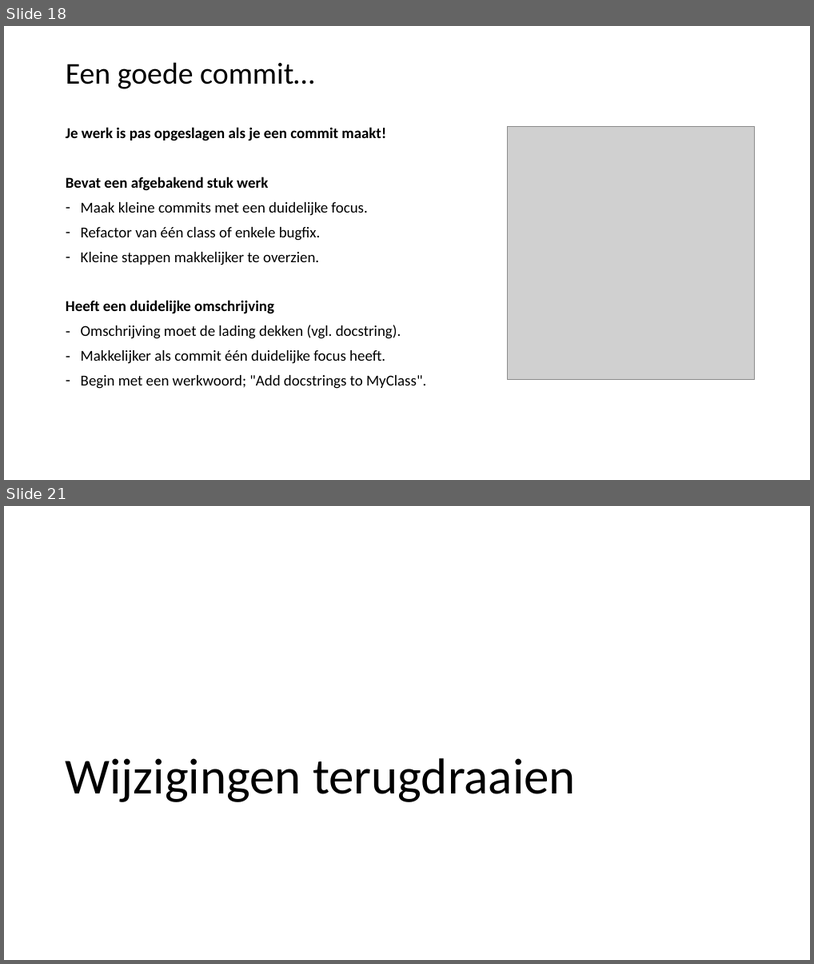
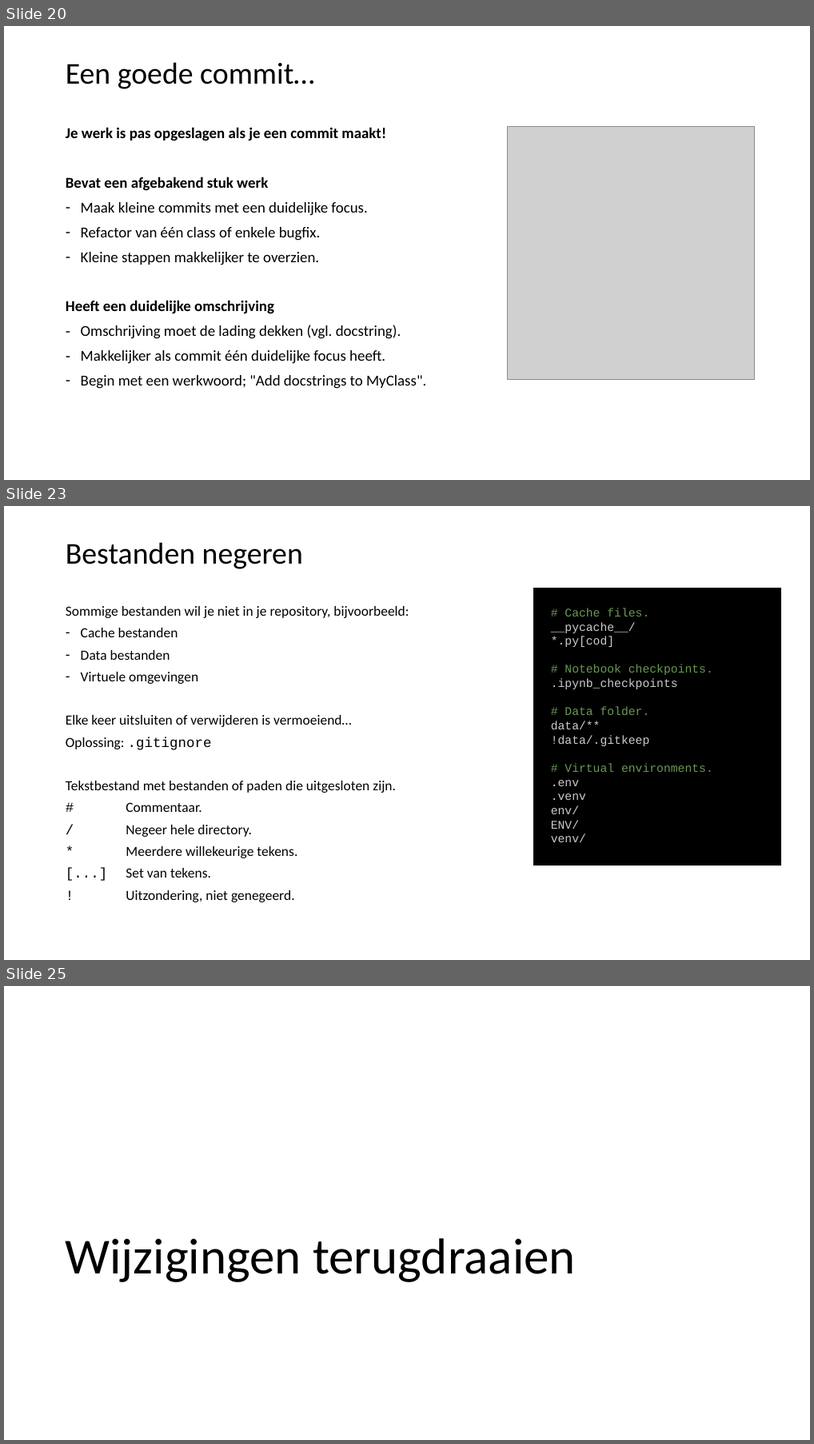
Before and after one commit to LFKoning/knowledge-sharing, a slide deck: git_course/1_basics/git_basic.pptx. Shown one above the other, each under a label of ours: slides 18 and 21 before the commit, slides 20, 23 and 25 after it; the slides between them are not shown. The pictures are 814x964 and 814x1444 pixels, drawn with LibreOffice and Linux fonts; fonts in the diff are those of the drawing; grey boxes stand for pictures. Boxes give left, top, right and bottom in pixels: in the first picture for what was removed or moved away, otherwise in the second. Text is boxed around its words. In the diff, an @@ line names an element or a change of style, - is before the commit and + after.

```diff
--- a/git_course/1_basics/git_basic.pptx
+++ b/git_course/1_basics/git_basic.pptx
@@ slide 23 added at (4,506,810,960), background #FFFFFF @@
@@ title added at (66,542,303,569), 36 pt, text #000000 @@
+Bestanden negeren
@@ rectangle added at (534,588,782,864), fill #000000, outline #000000 1 pt, 14 pt, text #CCCCCC @@
+# Cache files.
+__pycache__/
+*.py[cod]
+# Notebook checkpoints.
+.ipynb_checkpoints
+# Data folder.
+data/**
+!data/.gitkeep
+# Virtual environments.
+.env
+.venv
+env/
+ENV/
+venv/
@@ text added at (66,606,409,902), 16.6 pt, text #000000 @@
+Sommige bestanden wil je niet in je repository, bijvoorbeeld:
+– Cache bestanden
+– Data bestanden
+– Virtuele omgevingen
+Elke keer uitsluiten of verwijderen is vermoeiend…
+Oplossing: .gitignore
+Tekstbestand met bestanden of paden die uitgesloten zijn.
+# Commentaar.
+/ Negeer hele directory.
+* Meerdere willekeurige tekens.
+[...] Set van tekens.
+! Uitzondering, niet genegeerd.
@@ what was slide 18 is now slide 20 @@
@@ what was slide 21 is now slide 25 @@
```
Also in this commit, not shown: 7 slides changed, 15 other slides added, 1 other file.
